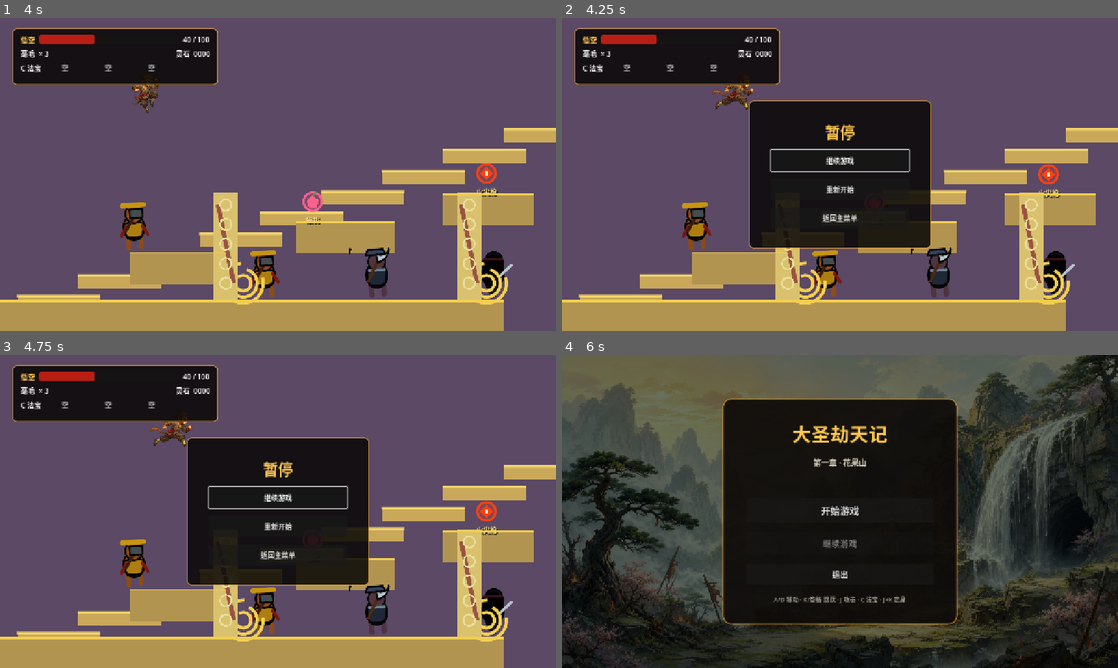
Above: before the commit, frames 1-4 (two rows, left to right).
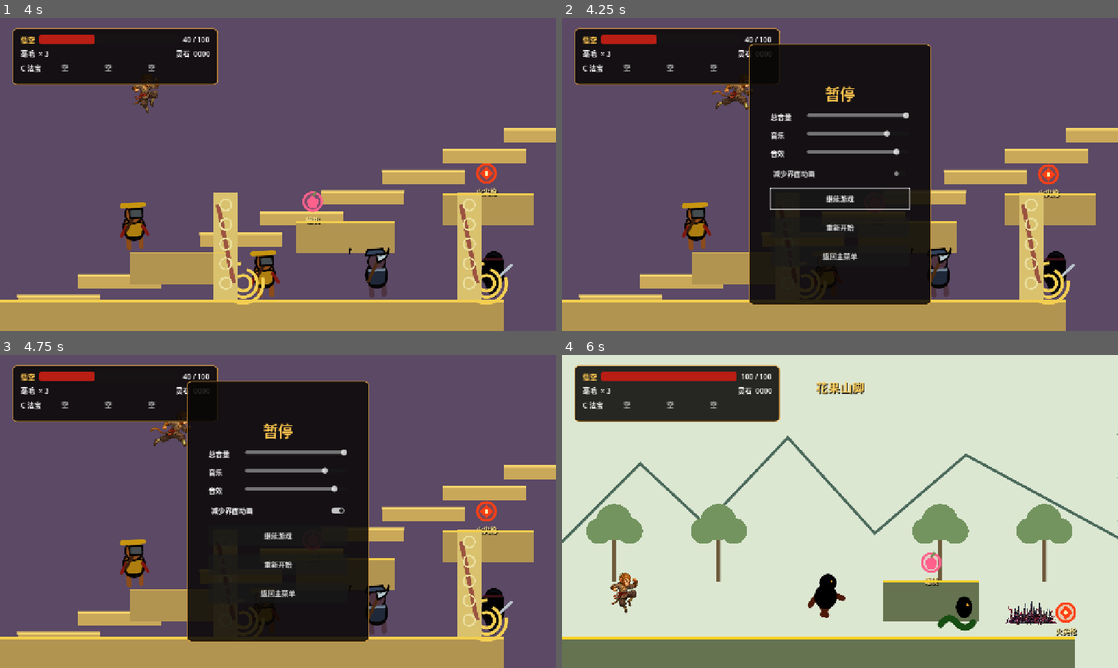
Above: after the commit, the same moments.

Repository: tim1020/havoc
Game: Godot game, scene res://src/levels/level_06/level_06.tscn
Two runs of this game, one before a commit and one after it. Both use one fixed random seed, a clock stepped at 60 frames per second and the inputs below. This scene is started directly instead of the project's main scene. Sound files missing from this copy of the repository are replaced by a short silence.
Inputs (mouse positions are in pixels of both pictures, inside the frame that each line leads up to):
- Up to frame 1 (4 s): tap Enter at 0.5 s; hold J (attack) 0.53-1.28 s; hold D (move_right) 0.53-2.03 s; tap K (jump) at 0.77, 1.07, 1.52, 1.55, 1.82, 3.02, 3.32, 3.77, 3.8 s; tap C (item) at 0.8, 1.35, 3.05 s; hold A (move_left) 2.03-2.78 s; hold K (jump) 2.03-2.78 s; tap J (attack) at 2.3, 2.85 s; hold D (move_right) from 2.78 s (still down); hold S (crouch) from 3.53 s (still down)
- Up to frame 2 (4.25 s): keep holding D (move_right); keep holding S (crouch); tap K (jump) at 4.07 s; tap Escape (pause) at 4.15 s
- Up to frame 3 (4.75 s): release D (move_right) at 4.25 s; release S (crouch) at 4.25 s; click (278, 511) at 4.25 s, where only the run after the commit has a clickable "减少界面动画"
- Up to frame 4 (6 s): click "返回主菜单" at 5 s; click (840, 542) at 5.75 s, where only the run after the commit has a clickable "继续游戏"

Frame 1 is identical in both runs. In frame 2, 13% of the frame differs, in the area x 33-67%, y 8-92%; in frame 3, 13%; in frame 4, 99%, in the area x 0-100%, y 0-100%.

Commit message:
feat: complete audio polish and macos release

Diff:
--- a/project.godot
+++ b/project.godot
@@ -67,3 +67,4 @@
 renderer/rendering_method="gl_compatibility"
 renderer/rendering_method.mobile="gl_compatibility"
 textures/default_filters/use_nearest_mipmap_filter=false
+textures/vram_compression/import_etc2_astc=true
--- a/src/actors/enemies/enemy.gd
+++ b/src/actors/enemies/enemy.gd
@@ -172,6 +172,7 @@
 func take_damage(damage: float, source_position: Vector2) -> void:
 	if dead or not ghost_solid or Time.get_ticks_msec() < invulnerable_until:
 		return
+	AudioService.play_sfx(self, AudioService.HIT, -5.0)
 	if shield_health > 0.0:
 		shield_health = maxf(0.0, shield_health - damage)
 		invulnerable_until = Time.get_ticks_msec() + int(stats.invulnerability_seconds * 1000.0)
--- a/src/actors/player/player.gd
+++ b/src/actors/player/player.gd
@@ -158,6 +158,7 @@
 
 
 func perform_attack(damage_override: float = -1.0) -> void:
+	AudioService.play_sfx(self, AudioService.ATTACK, -4.0)
 	var now := Time.get_ticks_msec()
 	var damage := damage_override
 	if damage_override >= 0.0:
@@ -363,6 +364,7 @@
 	if Time.get_ticks_msec() < invulnerable_until or not controls_enabled:
 		return
 	health = maxf(0.0, health - damage)
+	AudioService.play_sfx(self, AudioService.HIT, -3.0)
 	invulnerable_until = Time.get_ticks_msec() + int(stats.invulnerability_seconds * 1000.0)
 	velocity.x = signf(global_position.x - source_position.x) * stats.knockback_force
 	play_if_available("hurt")
--- /dev/null
+++ b/src/audio/audio_director.gd
@@ -0,0 +1,24 @@
+class_name AudioDirector
+extends Node
+
+const TRACKS: Array[AudioStream] = [
+	preload("res://assets/audio/generated/menu.wav"),
+	preload("res://assets/audio/generated/level_01.wav"),
+	preload("res://assets/audio/generated/level_02.wav"),
+	preload("res://assets/audio/generated/level_03.wav"),
+	preload("res://assets/audio/generated/level_04.wav"),
+	preload("res://assets/audio/generated/level_05.wav"),
+	preload("res://assets/audio/generated/level_06.wav"),
+]
+
+var track_number: int = 0
+var player: AudioStreamPlayer
+
+
+func _ready() -> void:
+	player = AudioStreamPlayer.new()
+	player.stream = TRACKS[clampi(track_number, 0, TRACKS.size() - 1)]
+	player.bus = &"Music"
+	player.finished.connect(player.play)
+	add_child(player)
+	player.play()
--- /dev/null
+++ b/src/audio/audio_service.gd
@@ -0,0 +1,18 @@
+class_name AudioService
+extends RefCounted
+
+const ATTACK := preload("res://assets/audio/generated/attack.wav")
+const HIT := preload("res://assets/audio/generated/hit.wav")
+const PICKUP := preload("res://assets/audio/generated/pickup.wav")
+const VICTORY := preload("res://assets/audio/generated/victory.wav")
+
+
+static func play_sfx(parent: Node, stream: AudioStream, volume_db: float = 0.0) -> AudioStreamPlayer:
+	var player := AudioStreamPlayer.new()
+	player.stream = stream
+	player.bus = &"SFX"
+	player.volume_db = volume_db
+	player.finished.connect(player.queue_free)
+	parent.add_child(player)
+	player.play()
+	return player
--- a/src/core/game_state.gd
+++ b/src/core/game_state.gd
@@ -29,7 +29,42 @@
 	"master_volume": 1.0,
 	"music_volume": 0.8,
 	"effects_volume": 0.9,
+	"reduced_motion": false,
 }
+
+
+func _ready() -> void:
+	if not load_game():
+		apply_audio_settings()
+
+
+func set_setting(key: String, value: Variant) -> void:
+	if not settings.has(key):
+		return
+	settings[key] = bool(value) if key == "reduced_motion" else clampf(float(value), 0.0, 1.0)
+	apply_audio_settings()
+	save_game()
+
+
+func apply_audio_settings() -> void:
+	ensure_audio_bus(&"Music")
+	ensure_audio_bus(&"SFX")
+	set_bus_volume(&"Master", float(settings.master_volume))
+	set_bus_volume(&"Music", float(settings.music_volume))
+	set_bus_volume(&"SFX", float(settings.effects_volume))
+
+
+func ensure_audio_bus(bus_name: StringName) -> void:
+	if AudioServer.get_bus_index(bus_name) >= 0:
+		return
+	AudioServer.add_bus()
+	AudioServer.set_bus_name(AudioServer.bus_count - 1, bus_name)
+
+
+func set_bus_volume(bus_name: StringName, value: float) -> void:
+	var index := AudioServer.get_bus_index(bus_name)
+	AudioServer.set_bus_mute(index, is_zero_approx(value))
+	AudioServer.set_bus_volume_db(index, linear_to_db(maxf(value, 0.001)))
 
 
 func start_new_game() -> void:
@@ -187,8 +222,10 @@
 	game_completed = bool(parsed.get("game_completed", false))
 	var loaded_settings = parsed.get("settings", {})
 	if loaded_settings is Dictionary:
-		for key in settings:
+		for key in ["master_volume", "music_volume", "effects_volume"]:
 			settings[key] = clampf(float(loaded_settings.get(key, settings[key])), 0.0, 1.0)
+		settings.reduced_motion = bool(loaded_settings.get("reduced_motion", settings.reduced_motion))
+	apply_audio_settings()
 	emit_resource_signals()
 	return true
 
--- a/src/levels/level_06/level_06.gd
+++ b/src/levels/level_06/level_06.gd
@@ -141,6 +141,7 @@
 	completed = true
 	emperor_reinforcement_timer.stop()
 	player.controls_enabled = false
+	AudioService.play_sfx(self, AudioService.VICTORY)
 	GameState.complete_game()
 	hud.show_result(earned_stones, "主线通关")
 
--- a/src/levels/shared/campaign_level.gd
+++ b/src/levels/shared/campaign_level.gd
@@ -7,6 +7,7 @@
 const ITEM_PICKUP_SCENE := preload("res://src/world/item_pickup.tscn")
 const SHOP_SCENE := preload("res://src/ui/shop/shop_panel.tscn")
 const LINE_HAZARD_SCENE := preload("res://src/world/line_hazard.tscn")
+const AUDIO_DIRECTOR := preload("res://src/audio/audio_director.gd")
 const SECTION_WIDTH := 1280.0
 const LEVEL_WIDTH := SECTION_WIDTH * 4.0
 
@@ -22,6 +23,9 @@
 
 
 func _ready() -> void:
+	var audio = AUDIO_DIRECTOR.new()
+	audio.track_number = level_number
+	add_child(audio)
 	add_child(CampaignBackdrop.new(level_number))
 	create_world()
 	spawn_player()
@@ -165,6 +169,7 @@
 func complete_level(_reward: int) -> void:
 	completed = true
 	player.controls_enabled = false
+	AudioService.play_sfx(self, AudioService.VICTORY)
 	on_level_victory()
 	hud.show_result(earned_stones, "第%d关" % level_number)
 	shop.closed.connect(advance_after_shop, CONNECT_ONE_SHOT)
--- a/src/ui/hud/hud.gd
+++ b/src/ui/hud/hud.gd
@@ -13,6 +13,10 @@
 @onready var enemy_name_label: Label = %EnemyNameLabel
 @onready var enemy_health_bar: ProgressBar = %EnemyHealthBar
 @onready var enemy_health_label: Label = %EnemyHealthLabel
+@onready var master_slider: HSlider = %MasterSlider
+@onready var music_slider: HSlider = %MusicSlider
+@onready var effects_slider: HSlider = %EffectsSlider
+@onready var reduced_motion_button: CheckButton = %ReducedMotionButton
 
 var enemy_status_expires_at: int = 0
 
@@ -66,6 +70,8 @@
 func set_section(section_name: String) -> void:
 	section_label.text = section_name
 	section_label.modulate.a = 1.0
+	if GameState.settings.reduced_motion:
+		return
 	var tween := create_tween()
 	tween.tween_interval(1.5)
 	tween.tween_property(section_label, "modulate:a", 0.0, 0.6)
@@ -87,6 +93,14 @@
 	%ResumeButton.pressed.connect(toggle_pause)
 	%RestartButton.pressed.connect(restart_level)
 	%PauseMenuButton.pressed.connect(GameState.return_to_menu)
+	master_slider.value = GameState.settings.master_volume
+	music_slider.value = GameState.settings.music_volume
+	effects_slider.value = GameState.settings.effects_volume
+	reduced_motion_button.button_pressed = GameState.settings.reduced_motion
+	master_slider.value_changed.connect(func(value: float) -> void: GameState.set_setting("master_volume", value))
+	music_slider.value_changed.connect(func(value: float) -> void: GameState.set_setting("music_volume", value))
+	effects_slider.value_changed.connect(func(value: float) -> void: GameState.set_setting("effects_volume", value))
+	reduced_motion_button.toggled.connect(func(enabled: bool) -> void: GameState.set_setting("reduced_motion", enabled))
 
 
 func _process(_delta: float) -> void:
--- a/src/ui/hud/hud.tscn
+++ b/src/ui/hud/hud.tscn
@@ -215,9 +215,9 @@
 [node name="PausePanel" type="PanelContainer" parent="."]
 unique_name_in_owner = true
 offset_left = 430.0
-offset_top = 190.0
+offset_top = 60.0
 offset_right = 850.0
-offset_bottom = 530.0
+offset_bottom = 660.0
 theme_override_styles/panel = SubResource("HudPanel")
 
 [node name="Margin" type="MarginContainer" parent="PausePanel"]
@@ -239,6 +239,59 @@
 text = "暂停"
 horizontal_alignment = 1
 
+[node name="MasterRow" type="HBoxContainer" parent="PausePanel/Margin/Content"]
+layout_mode = 2
+theme_override_constants/separation = 12
+
+[node name="Label" type="Label" parent="PausePanel/Margin/Content/MasterRow"]
+custom_minimum_size = Vector2(72, 0)
+layout_mode = 2
+text = "总音量"
+
+[node name="MasterSlider" type="HSlider" parent="PausePanel/Margin/Content/MasterRow"]
+unique_name_in_owner = true
+layout_mode = 2
+size_flags_horizontal = 3
+max_value = 1.0
+step = 0.05
+
+[node name="MusicRow" type="HBoxContainer" parent="PausePanel/Margin/Content"]
+layout_mode = 2
+theme_override_constants/separation = 12
+
+[node name="Label" type="Label" parent="PausePanel/Margin/Content/MusicRow"]
+custom_minimum_size = Vector2(72, 0)
+layout_mode = 2
+text = "音乐"
+
+[node name="MusicSlider" type="HSlider" parent="PausePanel/Margin/Content/MusicRow"]
+unique_name_in_owner = true
+layout_mode = 2
+size_flags_horizontal = 3
+max_value = 1.0
+step = 0.05
+
+[node name="EffectsRow" type="HBoxContainer" parent="PausePanel/Margin/Content"]
+layout_mode = 2
+theme_override_constants/separation = 12
+
+[node name="Label" type="Label" parent="PausePanel/Margin/Content/EffectsRow"]
+custom_minimum_size = Vector2(72, 0)
+layout_mode = 2
+text = "音效"
+
+[node name="EffectsSlider" type="HSlider" parent="PausePanel/Margin/Content/EffectsRow"]
+unique_name_in_owner = true
+layout_mode = 2
+size_flags_horizontal = 3
+max_value = 1.0
+step = 0.05
+
+[node name="ReducedMotionButton" type="CheckButton" parent="PausePanel/Margin/Content"]
+unique_name_in_owner = true
+layout_mode = 2
+text = "减少界面动画"
+
 [node name="ResumeButton" type="Button" parent="PausePanel/Margin/Content"]
 unique_name_in_owner = true
 custom_minimum_size = Vector2(0, 48)
--- a/src/ui/main_menu/main_menu.gd
+++ b/src/ui/main_menu/main_menu.gd
@@ -1,4 +1,6 @@
 extends Control
+
+const AUDIO_DIRECTOR := preload("res://src/audio/audio_director.gd")
 
 @onready var start_button: Button = %StartButton
 @onready var continue_button: Button = %ContinueButton
@@ -6,6 +8,9 @@
 
 
 func _ready() -> void:
+	var audio = AUDIO_DIRECTOR.new()
+	audio.track_number = 0
+	add_child(audio)
 	start_button.grab_focus()
 	start_button.pressed.connect(GameState.start_new_game)
 	continue_button.disabled = not GameState.has_save()
--- a/src/ui/main_menu/main_menu.tscn
+++ b/src/ui/main_menu/main_menu.tscn
@@ -74,7 +74,7 @@
 layout_mode = 2
 theme_override_colors/font_color = Color(0.84, 0.81, 0.72, 1)
 theme_override_font_sizes/font_size = 18
-text = "第一章 · 花果山"
+text = "六关完整版 · 从花果山到凌霄殿"
 horizontal_alignment = 1
 
 [node name="Spacer" type="Control" parent="Panel/Margin/Content"]
--- a/src/world/item_pickup.gd
+++ b/src/world/item_pickup.gd
@@ -47,5 +47,6 @@
 			return
 	else:
 		GameState.pickup_artifact(item.id)
+	AudioService.play_sfx(get_tree().current_scene, AudioService.PICKUP, -3.0)
 	collected.emit(item)
 	queue_free()
--- /dev/null
+++ b/tests/capture_phase_07.gd
@@ -0,0 +1,38 @@
+extends Node
+
+const MENU := preload("res://src/ui/main_menu/main_menu.tscn")
+const LEVEL := preload("res://src/levels/level_01/level_01.tscn")
+const OUTPUT_DIR := "res://artifacts/phase_07"
+
+
+func _ready() -> void:
+	GameState.save_path = "/tmp/havoc_phase_07_capture.json"
+	DirAccess.make_dir_recursive_absolute(ProjectSettings.globalize_path(OUTPUT_DIR))
+	var menu := MENU.instantiate()
+	add_child(menu)
+	await settle(5)
+	if save_view("%s/main_menu_actual.png" % OUTPUT_DIR) != OK:
+		get_tree().quit(1)
+		return
+	menu.queue_free()
+	await settle(3)
+	var level = LEVEL.instantiate()
+	add_child(level)
+	await settle(8)
+	level.hud.toggle_pause()
+	await settle(3)
+	if save_view("%s/audio_settings_actual.png" % OUTPUT_DIR) != OK:
+		get_tree().quit(1)
+		return
+	print("PHASE 07 SCREENSHOTS SAVED")
+	get_tree().quit(0)
+
+
+func settle(frame_count: int) -> void:
+	for _frame in frame_count:
+		await get_tree().physics_frame
+		await get_tree().process_frame
+
+
+func save_view(path: String) -> Error:
+	return get_viewport().get_texture().get_image().save_png(path)
--- /dev/null
+++ b/tests/capture_phase_07.tscn
@@ -0,0 +1,6 @@
+[gd_scene load_steps=2 format=3]
+
+[ext_resource type="Script" path="res://tests/capture_phase_07.gd" id="1"]
+
+[node name="CapturePhase07" type="Node"]
+script = ExtResource("1")
--- /dev/null
+++ b/tests/run_phase_07.gd
@@ -0,0 +1,111 @@
+extends Node
+
+const TEST_SAVE := "/tmp/havoc_phase_07_save.json"
+const AUDIO_PATHS := [
+	"res://assets/audio/generated/menu.wav",
+	"res://assets/audio/generated/level_01.wav",
+	"res://assets/audio/generated/level_02.wav",
+	"res://assets/audio/generated/level_03.wav",
+	"res://assets/audio/generated/level_04.wav",
+	"res://assets/audio/generated/level_05.wav",
+	"res://assets/audio/generated/level_06.wav",
+	"res://assets/audio/generated/attack.wav",
+	"res://assets/audio/generated/hit.wav",
+	"res://assets/audio/generated/pickup.wav",
+	"res://assets/audio/generated/victory.wav",
+]
+const LEVEL_PATHS := [
+	"res://src/levels/level_01/level_01.tscn",
+	"res://src/levels/level_02/level_02.tscn",
+	"res://src/levels/level_03/level_03.tscn",
+	"res://src/levels/level_04/level_04.tscn",
+	"res://src/levels/level_05/level_05.tscn",
+	"res://src/levels/level_06/level_06.tscn",
+]
+
+var failures: Array[String] = []
+
+
+func _ready() -> void:
+	GameState.save_path = TEST_SAVE
+	await run_checks()
+
+
+func check(condition: bool, message: String) -> void:
+	if condition:
+		print("PASS: ", message)
+	else:
+		failures.append(message)
+		push_error("FAIL: " + message)
+
+
+func run_checks() -> void:
+	var audio_loaded := true
+	var audio_has_data := true
+	for path in AUDIO_PATHS:
+		var stream := load(path) as AudioStreamWAV
+		audio_loaded = audio_loaded and stream != null
+		audio_has_data = audio_has_data and stream != null and stream.data.size() > 1000 and stream.get_length() > 0.05
+	check(audio_loaded, "菜单、六关音乐和四类音效均可加载")
+	check(audio_has_data, "11个音频资源均包含实际PCM采样而非占位")
+	check(AudioDirector.TRACKS.size() == 7, "音乐控制器覆盖菜单和六关独立曲目")
+
+	var director := AudioDirector.new()
+	director.track_number = 6
+	add_child(director)
+	await get_tree().process_frame
+	check(director.player.playing and director.player.bus == &"Music", "关卡音乐通过Music总线自动播放")
+	var sfx := AudioService.play_sfx(self, AudioService.ATTACK)
+	check(sfx.playing and sfx.bus == &"SFX", "战斗音效通过SFX总线播放")
+
+	GameState.set_setting("master_volume", 0.65)
+	GameState.set_setting("music_volume", 0.45)
+	GameState.set_setting("effects_volume", 0.35)
+	GameState.set_setting("reduced_motion", true)
+	check(AudioServer.get_bus_index(&"Music") >= 0 and AudioServer.get_bus_index(&"SFX") >= 0, "Music和SFX混音总线已建立")
+	GameState.settings.master_volume = 1.0
+	GameState.settings.music_volume = 1.0
+	GameState.settings.effects_volume = 1.0
+	GameState.settings.reduced_motion = false
+	check(GameState.load_game(), "设置存档可重新读取")
+	check(is_equal_approx(GameState.settings.master_volume, 0.65) and is_equal_approx(GameState.settings.music_volume, 0.45) and is_equal_approx(GameState.settings.effects_volume, 0.35), "三路音量设置持久化")
+	check(GameState.settings.reduced_motion, "减少界面动画设置持久化")
+	check(is_equal_approx(db_to_linear(AudioServer.get_bus_volume_db(AudioServer.get_bus_index(&"Music"))), 0.45), "读取存档后立即恢复Music总线音量")
+
+	var hud_scene := load("res://src/ui/hud/hud.tscn") as PackedScene
+	var hud := hud_scene.instantiate() as GameHud
+	add_child(hud)
+	await get_tree().process_frame
+	check(hud.master_slider != null and hud.music_slider != null and hud.effects_slider != null, "暂停菜单提供总音量、音乐和音效调节")
+	check(hud.reduced_motion_button.button_pressed, "暂停菜单同步减少界面动画设置")
+	hud.set_section("最终验收")
+	check(is_equal_approx(hud.section_label.modulate.a, 1.0), "减少动画模式不执行章节标题淡出")
+
+	var levels_loaded := true
+	for path in LEVEL_PATHS:
+		levels_loaded = levels_loaded and load(path) is PackedScene
+	check(levels_loaded, "第一至第六关场景入口均可加载")
+	check(FileAccess.file_exists("res://export_presets.cfg"), "macOS导出预设已纳入项目")
+	var menu_scene := load("res://src/ui/main_menu/main_menu.tscn") as PackedScene
+	var menu = menu_scene.instantiate()
+	add_child(menu)
+	await get_tree().process_frame
+	check(menu.find_children("*", "AudioDirector", true, false).size() == 1, "主菜单使用独立循环音乐")
+	check(menu.get_node("Panel/Margin/Content/Subtitle").text.contains("六关完整版"), "主菜单明确标识完整六关版本")
+
+	if is_instance_valid(sfx):
+		sfx.stop()
+		sfx.queue_free()
+	director.queue_free()
+	hud.queue_free()
+	menu.queue_free()
+	await get_tree().process_frame
+	await get_tree().process_frame
+	if FileAccess.file_exists(TEST_SAVE):
+		DirAccess.remove_absolute(TEST_SAVE)
+	if failures.is_empty():
+		print("PHASE 07 CHECKS PASSED")
+		get_tree().quit(0)
+	else:
+		print("PHASE 07 CHECKS FAILED: ", failures.size())
+		get_tree().quit(1)
--- /dev/null
+++ b/tests/run_phase_07.tscn
@@ -0,0 +1,6 @@
+[gd_scene load_steps=2 format=3]
+
+[ext_resource type="Script" path="res://tests/run_phase_07.gd" id="1"]
+
+[node name="RunPhase07" type="Node"]
+script = ExtResource("1")
--- /dev/null
+++ b/tools/generate_audio.gd
@@ -0,0 +1,54 @@
+extends SceneTree
+
+const SAMPLE_RATE := 22050
+const OUTPUT_DIR := "res://assets/audio/generated"
+
+
+func _init() -> void:
+	DirAccess.make_dir_recursive_absolute(ProjectSettings.globalize_path(OUTPUT_DIR))
+	var themes := {
+		"menu": [220.0, 330.0], "level_01": [262.0, 392.0], "level_02": [196.0, 294.0],
+		"level_03": [147.0, 220.0], "level_04": [294.0, 440.0], "level_05": [247.0, 370.0], "level_06": [165.0, 247.0],
+	}
+	for name: String in themes:
+		write_wave("%s/%s.wav" % [OUTPUT_DIR, name], 6.0, themes[name][0], themes[name][1], 0.17, true)
+	write_wave("%s/attack.wav" % OUTPUT_DIR, 0.16, 520.0, 180.0, 0.28, false)
+	write_wave("%s/hit.wav" % OUTPUT_DIR, 0.18, 150.0, 70.0, 0.32, false)
+	write_wave("%s/pickup.wav" % OUTPUT_DIR, 0.28, 660.0, 990.0, 0.25, false)
+	write_wave("%s/victory.wav" % OUTPUT_DIR, 0.75, 392.0, 784.0, 0.25, false)
+	print("GENERATED 11 AUDIO FILES")
+	quit(0)
+
+
+func write_wave(path: String, duration: float, frequency_a: float, frequency_b: float, amplitude: float, musical: bool) -> void:
+	var sample_count := int(SAMPLE_RATE * duration)
+	var data_size := sample_count * 2
+	var bytes := PackedByteArray()
+	bytes.resize(44 + data_size)
+	write_text(bytes, 0, "RIFF")
+	bytes.encode_u32(4, 36 + data_size)
+	write_text(bytes, 8, "WAVEfmt ")
+	bytes.encode_u32(16, 16)
+	bytes.encode_u16(20, 1)
+	bytes.encode_u16(22, 1)
+	bytes.encode_u32(24, SAMPLE_RATE)
+	bytes.encode_u32(28, SAMPLE_RATE * 2)
+	bytes.encode_u16(32, 2)
+	bytes.encode_u16(34, 16)
+	write_text(bytes, 36, "data")
+	bytes.encode_u32(40, data_size)
+	for index in sample_count:
+		var time := float(index) / SAMPLE_RATE
+		var progress := float(index) / sample_count
+		var frequency := lerpf(frequency_a, frequency_b, progress) if not musical else (frequency_a if fmod(time, 1.5) < 0.75 else frequency_b)
+		var envelope := 1.0 if musical else sin(PI * progress)
+		var value := sin(TAU * frequency * time) * 0.72 + sin(TAU * frequency * 0.5 * time) * 0.28
+		bytes.encode_s16(44 + index * 2, int(clampf(value * amplitude * envelope, -1.0, 1.0) * 32767.0))
+	var file := FileAccess.open(path, FileAccess.WRITE)
+	file.store_buffer(bytes)
+
+
+func write_text(bytes: PackedByteArray, offset: int, value: String) -> void:
+	var text_bytes := value.to_ascii_buffer()
+	for index in text_bytes.size():
+		bytes[offset + index] = text_bytes[index]
Binary file added: artifacts/phase_07/audio_settings_actual.png
Binary file added: artifacts/phase_07/main_menu_actual.png
Not shown, added: assets/audio/generated/attack.wav.import
Not shown, added: assets/audio/generated/hit.wav.import
Not shown, added: assets/audio/generated/level_01.wav.import
Not shown, added: assets/audio/generated/level_02.wav.import
Not shown, added: assets/audio/generated/level_03.wav.import
Not shown, added: assets/audio/generated/level_04.wav.import
Not shown, added: assets/audio/generated/level_05.wav.import
Not shown, added: assets/audio/generated/level_06.wav.import
Not shown, added: assets/audio/generated/menu.wav.import
Not shown, added: assets/audio/generated/pickup.wav.import
(and 21 more such lines)
